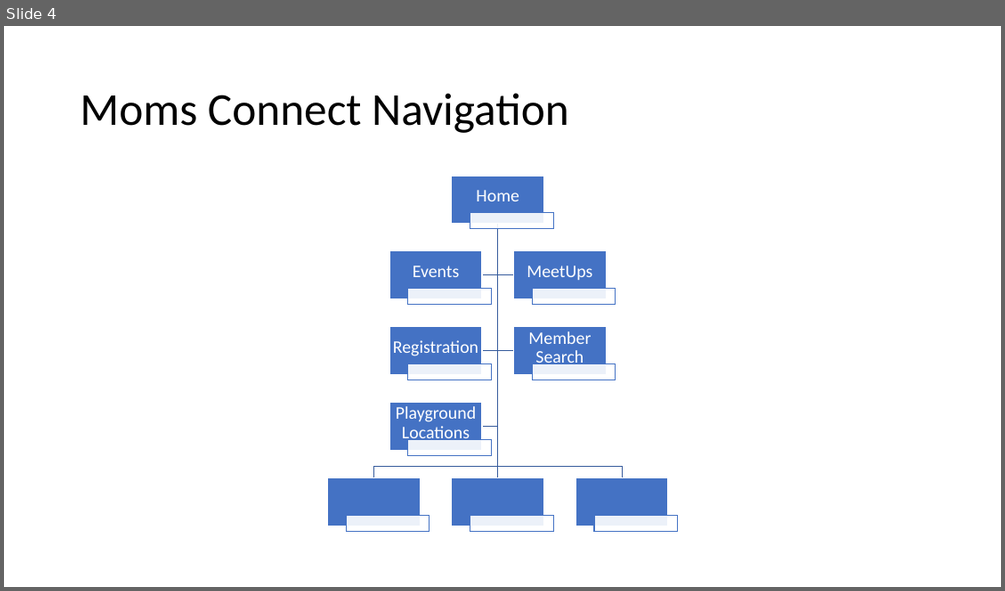
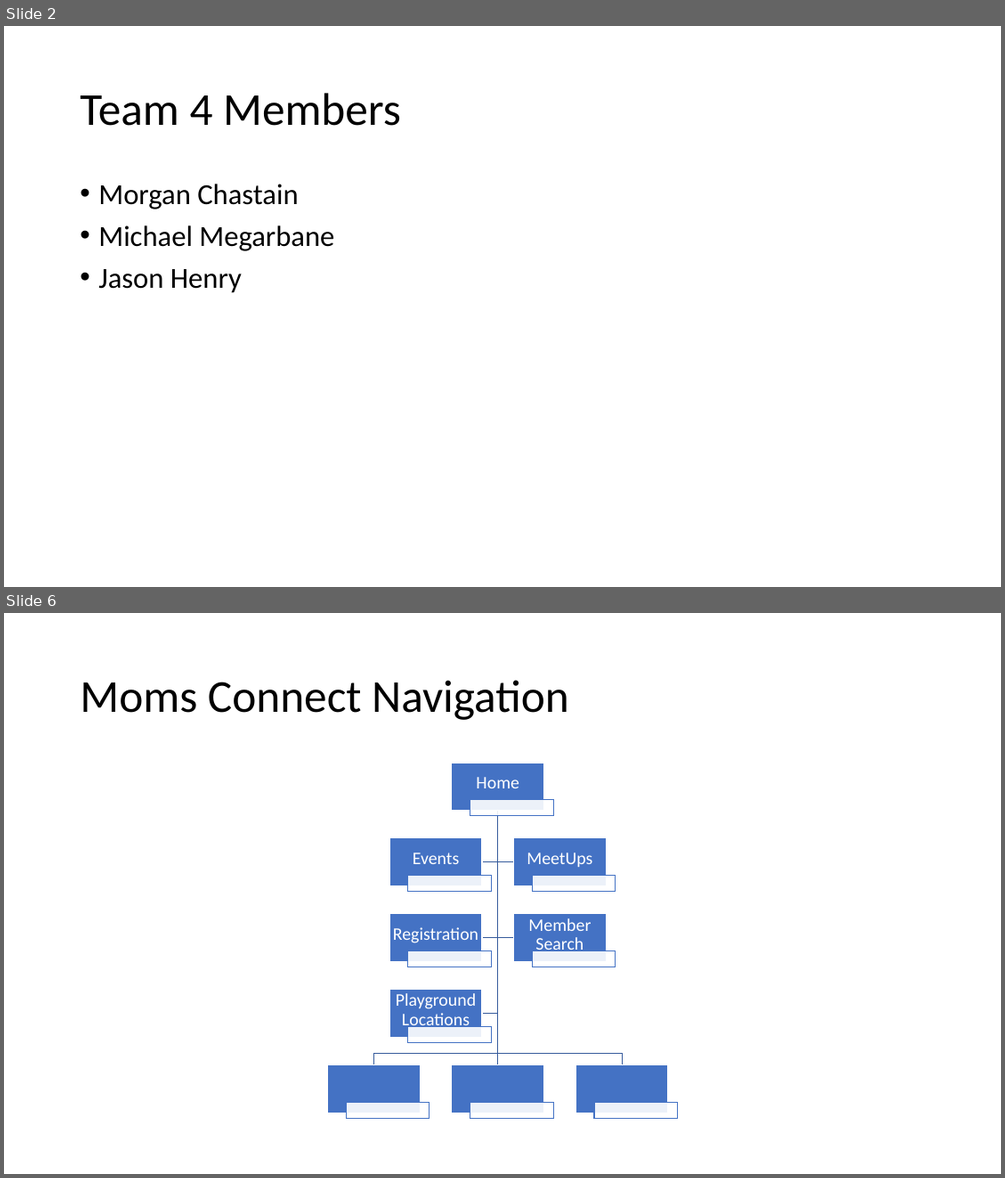
Before and after one commit to DukeDog37/MomsConnectPrj1, a slide deck: Presentation1.pptx. Shown one above the other, each under a label of ours: slide 4 before the commit, slides 2 and 6 after it; the slides between them are not shown. The pictures are 1005x591 and 1005x1178 pixels, drawn with LibreOffice and Linux fonts; fonts in the diff are those of the drawing. Boxes give left, top, right and bottom in pixels: in the first picture for what was removed or moved away, otherwise in the second. Text is boxed around its words. In the diff, an @@ line names an element or a change of style, - is before the commit and + after.

```diff
--- a/Presentation1.pptx
+++ b/Presentation1.pptx
@@ slide 2 added at <box>4,26,1001,587</box>, background #FFFFFF @@
@@ title added at <box>80,93,401,126</box>, 44 pt, text #000000 @@
+Team 4 Members
@@ text added at <box>98,184,334,293</box>, 28 pt, text #000000 @@
+• Morgan Chastain
+• Michael Megarbane
+• Jason Henry
@@ what was slide 4 is now slide 6 @@
```
Also in this commit, not shown: 2 slides changed, 1 other slide added, 1 slide removed, 7 other files.
